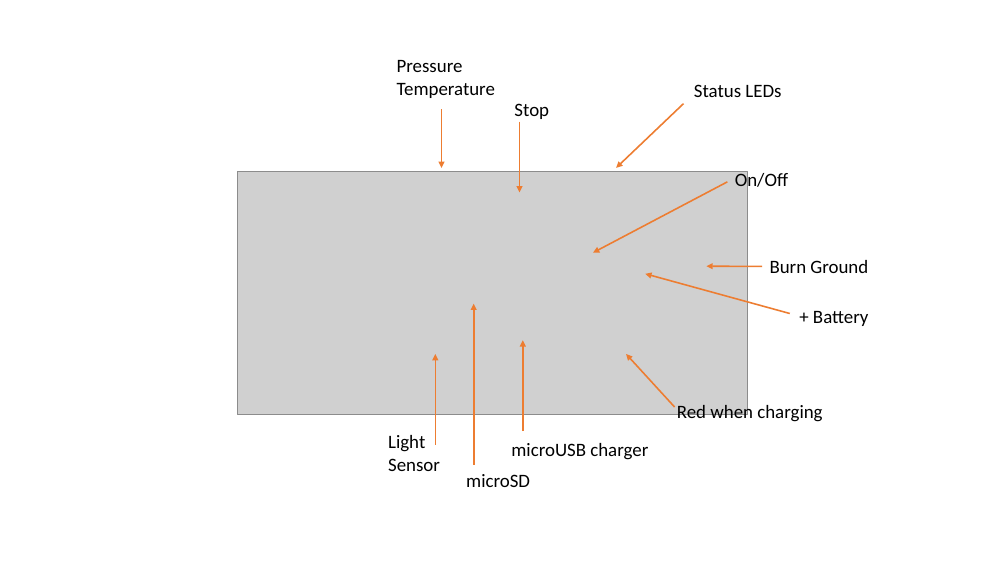
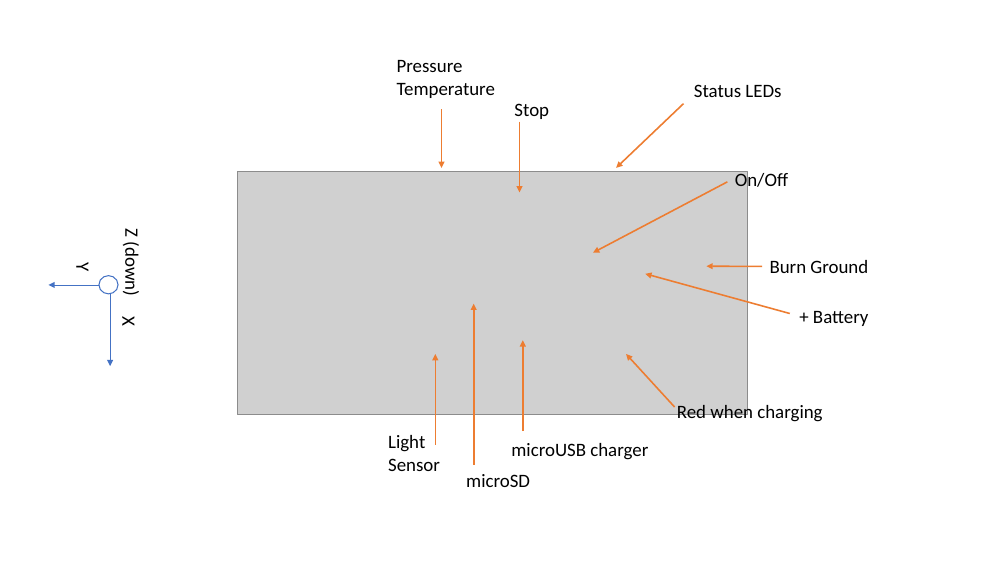
Before and after one commit to loggerhead-instruments/OpenTag3, a slide deck: slide 1 of Manual/OpenTag3.pptx. Drawn at 1008x567 pixels with LibreOffice and Linux fonts; fonts in the diff are those of the drawing; grey boxes stand for pictures. Boxes give left, top, right and bottom in pixels: in the first picture for what was removed or moved away, otherwise in the second. Text is boxed around its words. In the diff, an @@ line names an element or a change of style, - is before the commit and + after.

```diff
--- a/Manual/OpenTag3.pptx
+++ b/Manual/OpenTag3.pptx
@@ group added at (48, 229, 143, 366): 3 texts, 2 arrows, 1 ellipse @@
+X
+Y
+Z (down)
```
Also in this commit, not shown: 7 other files.
